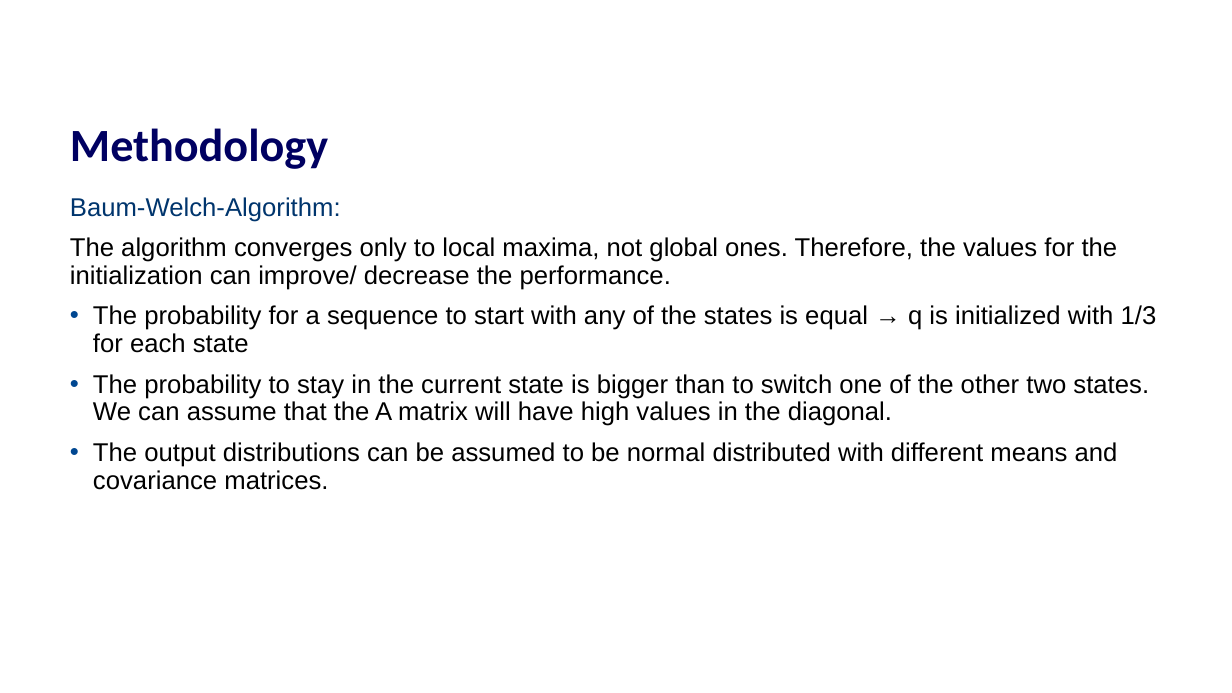
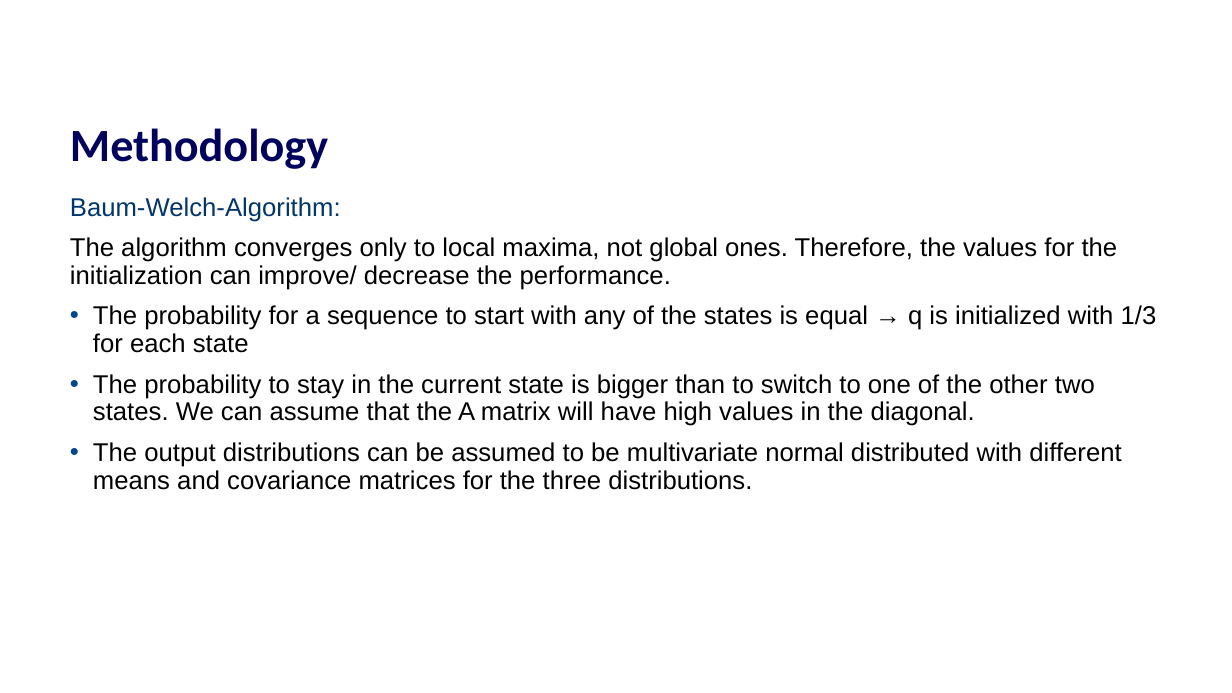
Before and after one commit to TheresaHoesl/PatternRecognition_MachineLearning, a slide deck: slide 5 of Final_project/presentation.pptx. Drawn at 1232x693 pixels with LibreOffice and Linux fonts; fonts in the diff are those of the drawing; background and template pictures are left out. Boxes give left, top, right and bottom in pixels: in the first picture for what was removed or moved away, otherwise in the second. Text is boxed around its words. In the diff, an @@ line names an element or a change of style, - is before the commit and + after.

```diff
--- a/Final_project/presentation.pptx
+++ b/Final_project/presentation.pptx
@@ text at [93, 374, 1121, 490]: text changed @@
-• The probability to stay in the current state is bigger than to switch one of the other two states. We can assume that the A matrix will have high values in the diagonal.
-• The output distributions can be assumed to be normal distributed with different means and covariance matrices.
+• The probability to stay in the current state is bigger than to switch to one of the other two states. We can assume that the A matrix will have high values in the diagonal.
+• The output distributions can be assumed to be multivariate normal distributed with different means and covariance matrices for the three distributions.
```
Also in this commit, not shown: 1 other slide changed, 4 slides added, 7 slides removed.
